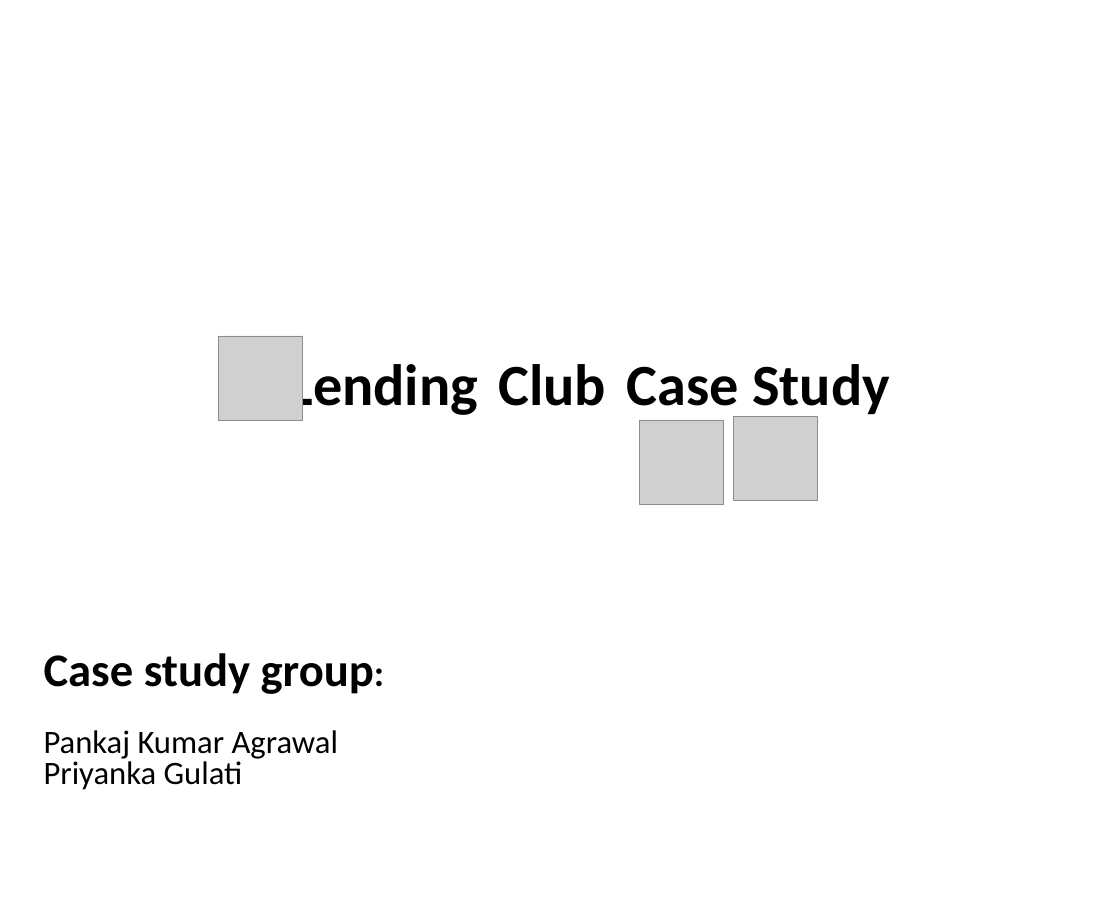
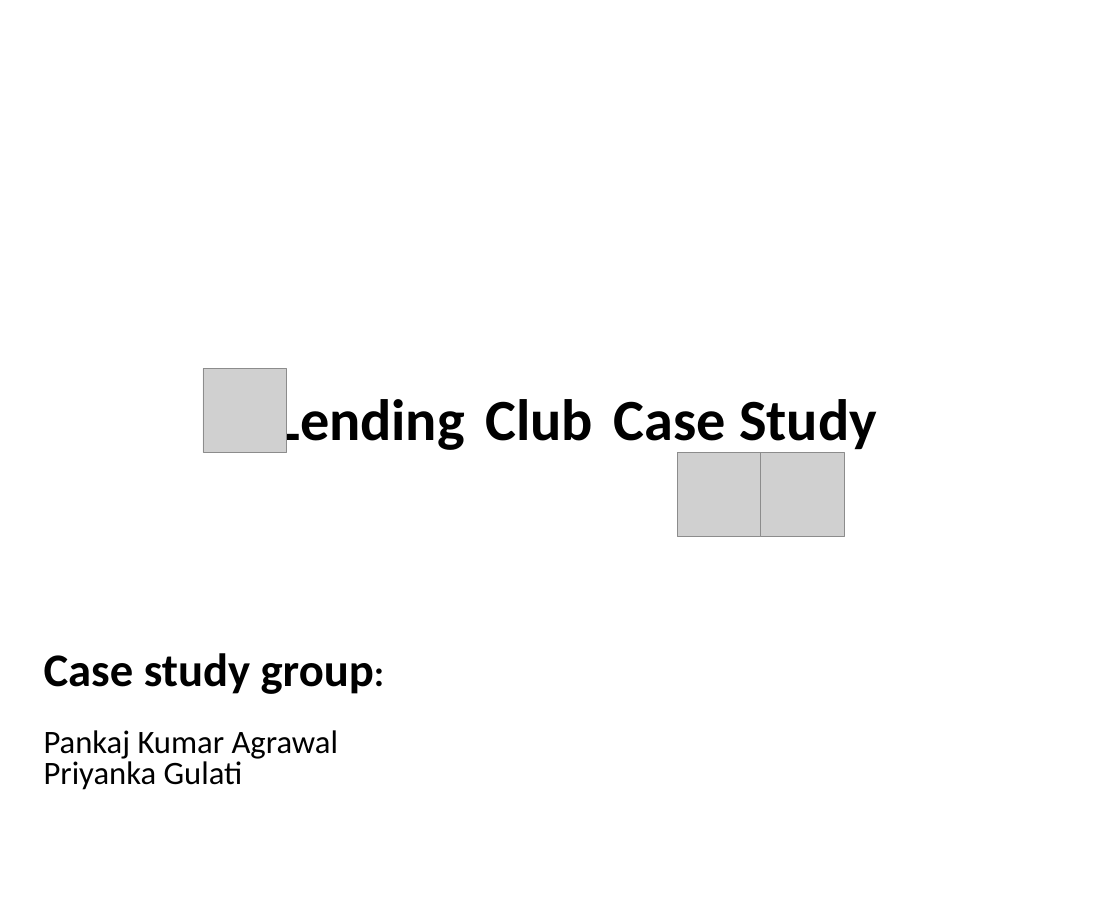
Before and after one commit to pankaj8blr/lendingClub, a slide deck: slide 1 of lending_club_case_study.pptx. Drawn at 1120x924 pixels with LibreOffice and Linux fonts; fonts in the diff are those of the drawing; grey boxes stand for pictures; background and template pictures are left out. Boxes give left, top, right and bottom in pixels: in the first picture for what was removed or moved away, otherwise in the second. Text is boxed around its words. In the diff, an @@ line names an element or a change of style, - is before the commit and + after.

Commit message:
PPT for case study version-2

```diff
--- a/lending_club_case_study.pptx
+++ b/lending_club_case_study.pptx
@@ title "Lending Club Case Study": place and size @@
-title "Lending Club Case Study" at (289, 357, 890, 419)
+title "Lending Club Case Study" at (275, 392, 877, 454)
@@ picture: place and size @@
-picture at (218, 336, 302, 420)
+picture at (203, 369, 287, 453)
@@ picture: place and size @@
-picture at (639, 420, 723, 504)
+picture at (678, 453, 762, 537)
@@ picture: place and size @@
-picture at (734, 417, 818, 501)
+picture at (760, 453, 844, 537)
```
Also in this commit, not shown: 2 other slides changed, 3 slides added, 2 slides removed.
